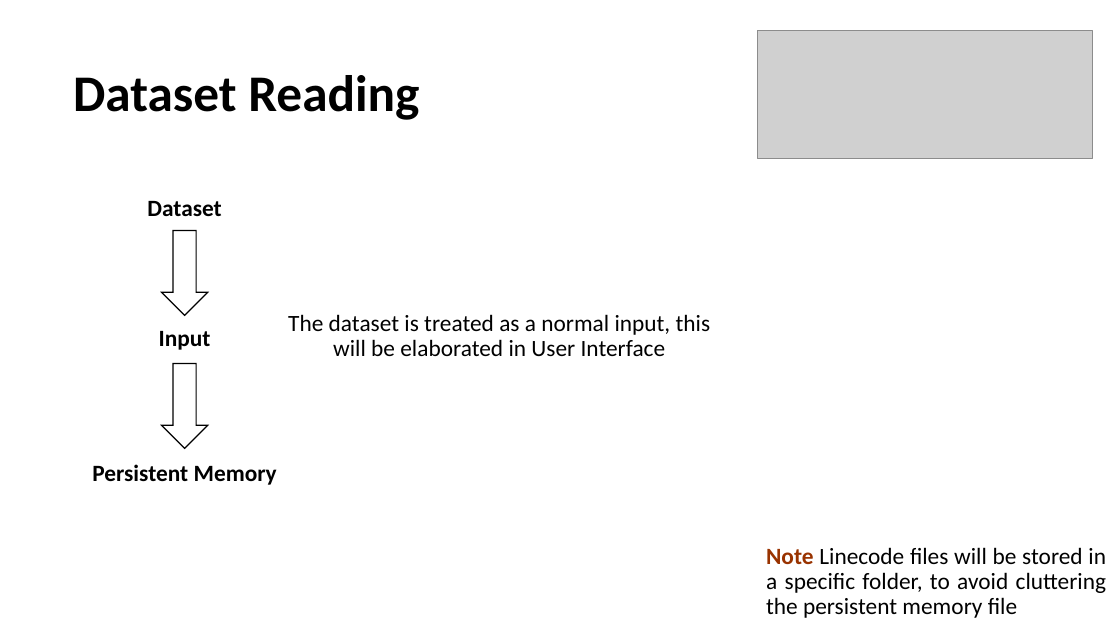
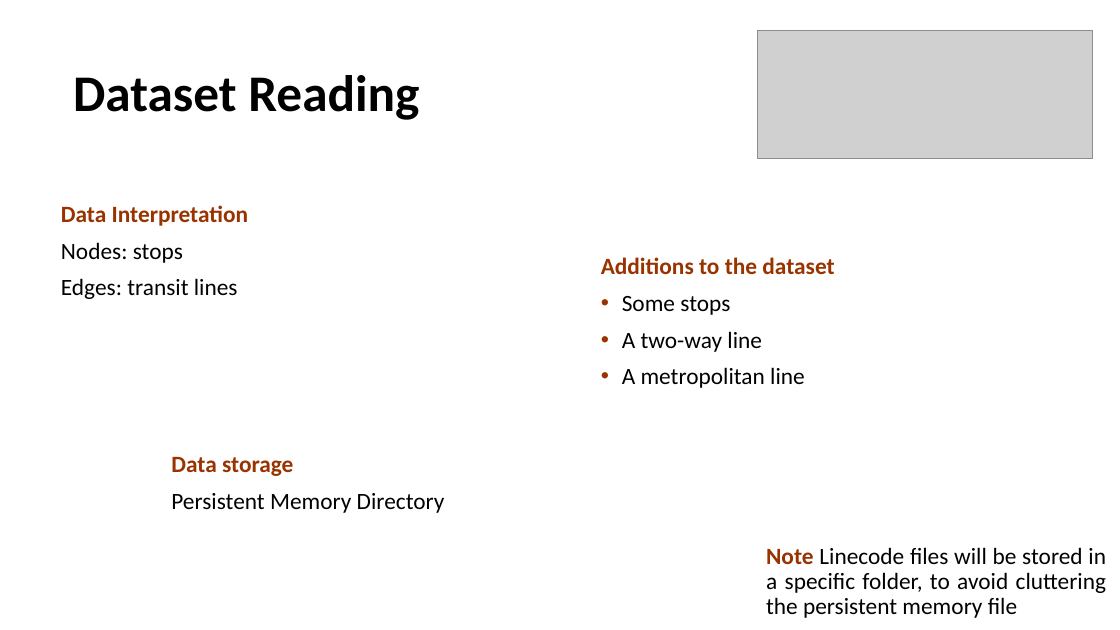
Before and after one commit to gpe0/AED-2, a slide deck: slide 3 of AED2.pptx. Drawn at 1120x630 pixels with LibreOffice and Linux fonts; fonts in the diff are those of the drawing; grey boxes stand for pictures. Boxes give left, top, right and bottom in pixels: in the first picture for what was removed or moved away, otherwise in the second. Text is boxed around its words. In the diff, an @@ line names an element or a change of style, - is before the commit and + after.

```diff
--- a/AED2.pptx
+++ b/AED2.pptx
@@ text added at [61, 205, 249, 299], 20 pt, text #000000 @@
+Data Interpretation
+Nodes: stops
+Edges: transit lines
@@ text removed at [147, 201, 221, 216] @@
-Dataset
@@ left arrow removed at [161, 230, 208, 315] @@
@@ text added at [601, 257, 834, 388], 20 pt, text #000000 @@
+Additions to the dataset
+• Some stops
+• A two-way line
+• A metropolitan line
@@ text removed at [288, 314, 711, 356] @@
-The dataset is treated as a normal input, this will be elaborated in User Interface
@@ text removed at [159, 331, 211, 350] @@
-Input
@@ left arrow removed at [161, 364, 208, 449] @@
@@ text at [171, 457, 445, 513]: text changed; bold off @@
-Persistent Memory
+Data storage
+Persistent Memory Directory
```
Also in this commit, not shown: 3 other slides changed, 2 slides added, 1 slide removed.
